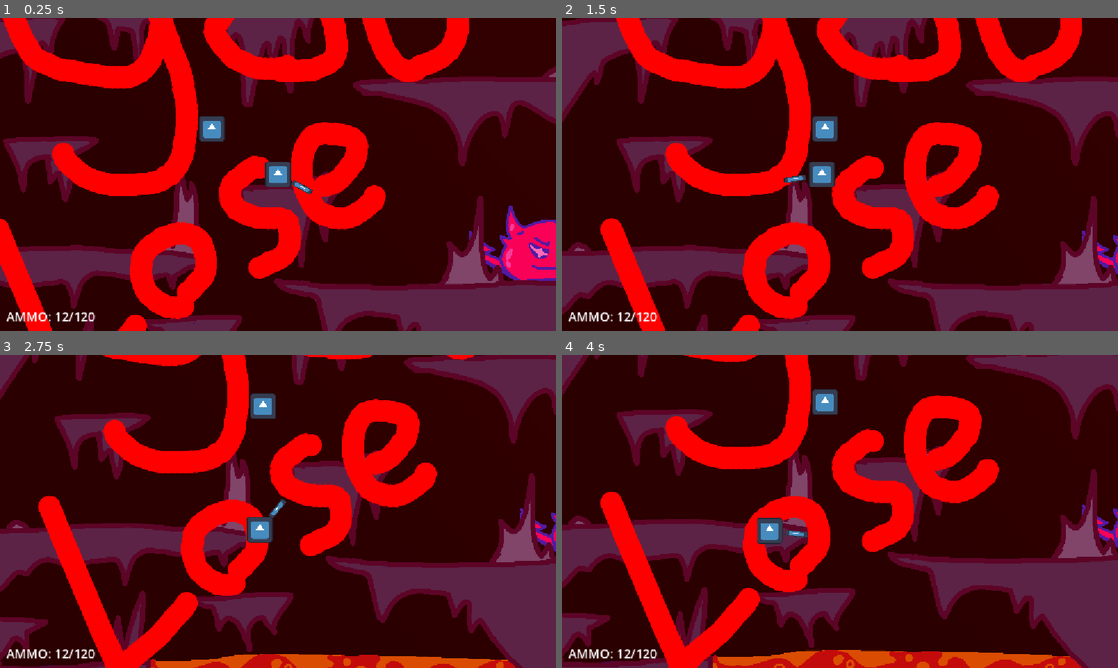
Above: before the commit, frames 1-4 (two rows, left to right).
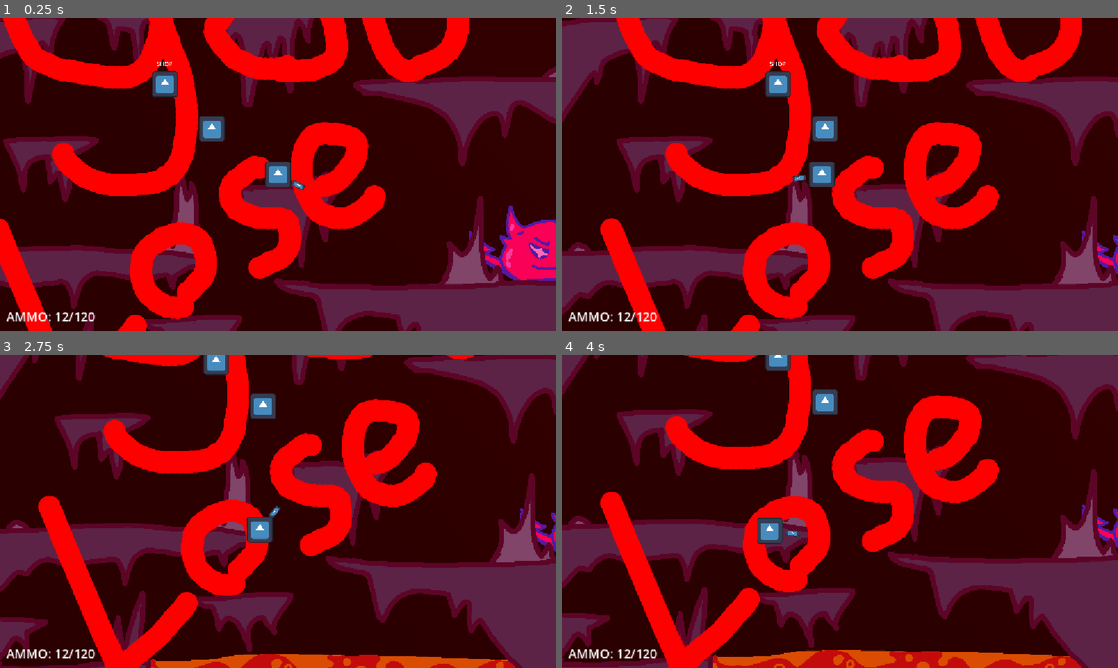
Above: after the commit, the same moments.

Repository: 3dplays5/Null-Rush
Game: Godot game, scene res://testlevel.tscn
Same seed, same stepped clock (60 frames per second), same inputs: the game is played once before the commit and once after it. The engine's default icon, where the game draws it, is replaced by a stand-in: a white triangle on a blue panel in a dark square.
Inputs (mouse positions are in pixels of both pictures, inside the frame that each line leads up to):
- Up to frame 1 (0.25 s): no input
- Up to frame 2 (1.5 s): tap Enter at 0.5 s; move the mouse to (962, 158) at 0.52 s; hold A (A) 0.53-1.28 s; tap D (D) at 0.8, 1.35 s; move the mouse to (728, 190) at 1.27 s
- Up to frame 3 (2.75 s): tap S (S) at 1.55 s; move the mouse to (333, 442) at 2.02 s; hold S (S) from 2.03 s (still down); tap E (interact, bound only after the commit) at 2.3 s
- Up to frame 4 (4 s): move the mouse to (812, 574) at 2.77 s; release S (S) at 2.78 s; tap E (interact, bound only after the commit) at 2.85 s; tap A (A) at 3.05 s; tap Space at 3.5 s; move the mouse to (1006, 558) at 3.52 s; hold A (A) from 3.53 s (still down); tap D (D) at 3.8 s

The runs differ from the first frame. In frame 1, 0.4% of the frame differs, in the area x 27-57%, y 14-57%; in frame 2, 0.4%, in the area x 36-44%, y 14-53%; in frame 3, 0.3%; in frame 4, 0.3%.

Commit message:
dsadsasd

Diff:
--- a/gun.gd
+++ b/gun.gd
@@ -9,7 +9,7 @@
 
 # Called when the node enters the scene tree for the first time.
 func _ready() -> void:
-	pass # Replace with function body.
+	pass
 
 
 # Called every frame. 'delta' is the elapsed time since the previous frame.
@@ -29,6 +29,8 @@
 			bullets += 1
 			reserve -= 1
 
+
+
 func fire():
 	var b = bullet.instantiate()
 	owner.owner.add_child(b)
--- a/gun.tscn
+++ b/gun.tscn
@@ -7,10 +7,10 @@
 script = ExtResource("1_dk5gl")
 
 [node name="Sprite2D" type="Sprite2D" parent="." unique_id=1431551747]
-position = Vector2(134, -1.1368684e-13)
-scale = Vector2(0.8515625, 0.21874999)
+position = Vector2(112.75, -1.1368684e-13)
+scale = Vector2(0.5195313, 0.21874999)
 texture = ExtResource("1_vk1bi")
 
 [node name="Marker2D" type="Marker2D" parent="." unique_id=954400193]
-position = Vector2(196, 0)
+position = Vector2(146, -1.9999999)
 scale = Vector2(0.2, 0.2)
--- a/player.gd
+++ b/player.gd
@@ -1,10 +1,14 @@
 extends CharacterBody2D
-
+var dmg = 1
 @onready var gun = $gun
 @onready var ammo = $CanvasLayer/Control/ammo
 var health: int = 100
 const SPEED = 500.0
 const JUMP_VELOCITY = -400.0
+@onready var shopui = $"CanvasLayer/shop UI"
+
+func _ready() -> void:
+	shopui.hide()
 
 func _physics_process(delta: float) -> void:
 	if Input.is_action_pressed("W"):
@@ -23,3 +27,15 @@
 	move_and_slide()
 
 	ammo.text = "AMMO: " + str($gun.bullets) + "/" + str($gun.reserve)
+
+func shop():
+	shopui.show()
+func shopexit():
+	shopui.hide()
+
+func _on_shop_ui_ammoup() -> void:
+	$gun.reserve += 24
+
+
+func _on_shop_ui_healthup() -> void:
+	health += 25
--- a/player.tscn
+++ b/player.tscn
@@ -3,6 +3,7 @@
 [ext_resource type="Texture2D" uid="uid://bjrerfpwcvxa5" path="res://icon.svg" id="1_4flbx"]
 [ext_resource type="Script" uid="uid://cip1r727dpgls" path="res://player.gd" id="1_i3pqv"]
 [ext_resource type="PackedScene" uid="uid://duv5o7gml3x2t" path="res://gun.tscn" id="2_onrkg"]
+[ext_resource type="PackedScene" uid="uid://dhxgv2q8gphrv" path="res://shop_ui.tscn" id="4_hqtel"]
 
 [sub_resource type="RectangleShape2D" id="RectangleShape2D_dkoqu"]
 size = Vector2(128, 128)
@@ -38,3 +39,8 @@
 grow_vertical = 0
 theme_override_font_sizes/font_size = 26
 text = "AMMO"
+
+[node name="shop UI" parent="CanvasLayer" unique_id=396503215 instance=ExtResource("4_hqtel")]
+
+[connection signal="ammoup" from="CanvasLayer/shop UI" to="." method="_on_shop_ui_ammoup"]
+[connection signal="healthup" from="CanvasLayer/shop UI" to="." method="_on_shop_ui_healthup"]
--- a/project.godot
+++ b/project.godot
@@ -57,6 +57,11 @@
 "events": [Object(InputEventKey,"resource_local_to_scene":false,"resource_name":"","device":-1,"window_id":0,"alt_press …(192 unchanged characters)…
 ]
 }
+interact={
+"deadzone": 0.2,
+"events": [Object(InputEventKey,"resource_local_to_scene":false,"resource_name":"","device":-1,"window_id":0,"alt_pressed":false,"shift_pressed":false,"ctrl_pressed":false,"meta_pressed":false,"pressed":false,"keycode":0,"physical_keycode":69,"key_label":0,"unicode":101,"location":0,"echo":false,"script":null)
+]
+}
 
 [physics]
 
--- /dev/null
+++ b/shop.tscn
@@ -0,0 +1,36 @@
+[gd_scene format=3 uid="uid://k12f88k3sjov"]
+
+[ext_resource type="Script" uid="uid://crlvy6g2qa0to" path="res://shopnpc.gd" id="1_e7rdd"]
+[ext_resource type="Texture2D" uid="uid://bjrerfpwcvxa5" path="res://icon.svg" id="1_viryw"]
+
+[sub_resource type="CircleShape2D" id="CircleShape2D_ueold"]
+radius = 335.48325
+
+[sub_resource type="CircleShape2D" id="CircleShape2D_dkoqu"]
+radius = 56.718605
+
+[node name="shopnpc" type="CharacterBody2D" unique_id=1637975018]
+script = ExtResource("1_e7rdd")
+
+[node name="Sprite2D" type="Sprite2D" parent="." unique_id=1495911392]
+texture = ExtResource("1_viryw")
+
+[node name="Area2D" type="Area2D" parent="." unique_id=277689853]
+
+[node name="CollisionShape2D" type="CollisionShape2D" parent="Area2D" unique_id=1786688849]
+shape = SubResource("CircleShape2D_ueold")
+debug_color = Color(0.7135798, 3.85046e-07, 0.37583685, 0.41960785)
+
+[node name="CollisionShape2D" type="CollisionShape2D" parent="." unique_id=1220956713]
+shape = SubResource("CircleShape2D_dkoqu")
+
+[node name="Label" type="Label" parent="." unique_id=850771811]
+offset_left = -41.0
+offset_top = -121.0
+offset_right = 37.0
+offset_bottom = -81.0
+theme_override_font_sizes/font_size = 29
+text = "SHOP"
+
+[connection signal="body_entered" from="Area2D" to="." method="_on_area_2d_body_entered"]
+[connection signal="body_exited" from="Area2D" to="." method="_on_area_2d_body_exited"]
--- /dev/null
+++ b/shop_ui.gd
@@ -0,0 +1,22 @@
+extends Control
+@onready var ammo = $AMMO/Button
+@onready var health = $HEALTH/Button2
+@onready var player = $"../.."
+signal ammoup
+signal healthup
+
+# Called when the node enters the scene tree for the first time.
+func _ready() -> void:
+	pass # Replace with function body.
+
+
+# Called every frame. 'delta' is the elapsed time since the previous frame.
+func _process(delta: float) -> void:
+	pass
+
+#ammo
+func _on_button_button_down() -> void:
+	ammoup.emit()
+#health
+func _on_button_2_button_down() -> void:
+	healthup.emit()
--- /dev/null
+++ b/shop_ui.tscn
@@ -0,0 +1,51 @@
+[gd_scene format=3 uid="uid://dhxgv2q8gphrv"]
+
+[ext_resource type="Script" uid="uid://cmi806ne6580n" path="res://shop_ui.gd" id="1_fscwk"]
+
+[node name="shop UI" type="Control" unique_id=396503215]
+layout_mode = 3
+anchors_preset = 15
+anchor_right = 1.0
+anchor_bottom = 1.0
+grow_horizontal = 2
+grow_vertical = 2
+script = ExtResource("1_fscwk")
+
+[node name="AMMO" type="Label" parent="." unique_id=1176142382]
+layout_mode = 0
+offset_left = 54.0
+offset_top = 249.0
+offset_right = 373.0
+offset_bottom = 345.0
+theme_override_font_sizes/font_size = 40
+text = "MAX AMMO + 24"
+
+[node name="Button" type="Button" parent="AMMO" unique_id=969037000]
+layout_mode = 0
+offset_left = 77.0
+offset_top = 148.0
+offset_right = 239.0
+offset_bottom = 204.0
+theme_override_font_sizes/font_size = 35
+text = "BUY"
+
+[node name="HEALTH" type="Label" parent="." unique_id=1812620805]
+layout_mode = 0
+offset_left = 399.0
+offset_top = 249.0
+offset_right = 718.0
+offset_bottom = 345.0
+theme_override_font_sizes/font_size = 40
+text = "MAX HEALTH + 25"
+
+[node name="Button2" type="Button" parent="HEALTH" unique_id=1763864233]
+layout_mode = 0
+offset_left = 77.0
+offset_top = 148.0
+offset_right = 239.0
+offset_bottom = 204.0
+theme_override_font_sizes/font_size = 35
+text = "BUY"
+
+[connection signal="button_down" from="AMMO/Button" to="." method="_on_button_button_down"]
+[connection signal="button_down" from="HEALTH/Button2" to="." method="_on_button_2_button_down"]
--- /dev/null
+++ b/shopnpc.gd
@@ -0,0 +1,25 @@
+extends CharacterBody2D
+
+@onready var text = $Label
+var entered = false
+func _ready() -> void:
+	text.text = "SHOP"
+
+
+func _physics_process(delta: float) -> void:
+	pass
+
+
+func _on_area_2d_body_entered(body: Node2D) -> void:
+	if body.is_in_group("player"):
+		text.text = "PRESS E TO OPEN SHOP"
+		entered = true
+		while entered:
+			if Input.is_action_just_pressed("interact"):
+				body.shop()
+
+
+func _on_area_2d_body_exited(body: ) -> void:
+	if body.is_in_group("player"):
+		entered = false
+		body.shopexit()
--- a/testlevel.tscn
+++ b/testlevel.tscn
@@ -4,6 +4,7 @@
 [ext_resource type="Texture2D" uid="uid://dwo5s7c3wihim" path="res://level1(1).png" id="1_pi5jr"]
 [ext_resource type="PackedScene" uid="uid://cm05idtueudek" path="res://player.tscn" id="1_w3snd"]
 [ext_resource type="PackedScene" uid="uid://c0s1fjy3hc7be" path="res://enemyspawn.tscn" id="4_kx2s4"]
+[ext_resource type="PackedScene" uid="uid://k12f88k3sjov" path="res://shop.tscn" id="5_b5yu0"]
 
 [node name="testlevel" type="Node2D" unique_id=2146338062]
 
@@ -29,3 +30,6 @@
 
 [node name="Marker2D" parent="Node" unique_id=944858342 instance=ExtResource("4_kx2s4")]
 position = Vector2(1057, -196)
+
+[node name="shopnpc" parent="." unique_id=1637975018 instance=ExtResource("5_b5yu0")]
+position = Vector2(-232, -220)
Not shown, added: shop_ui.gd.uid
Not shown, added: shopnpc.gd.uid
